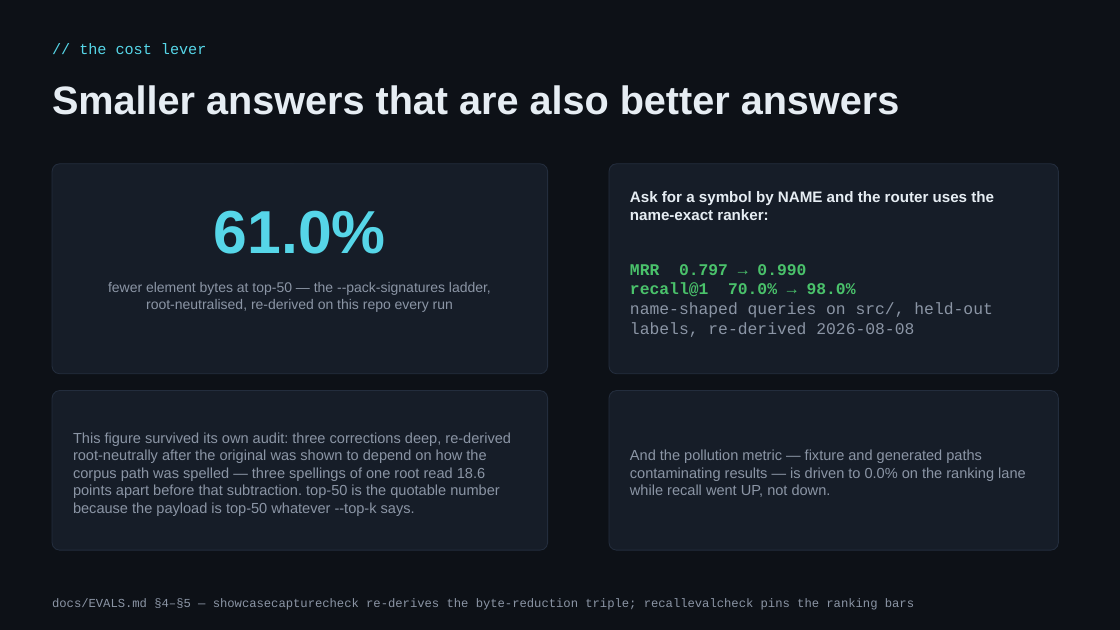
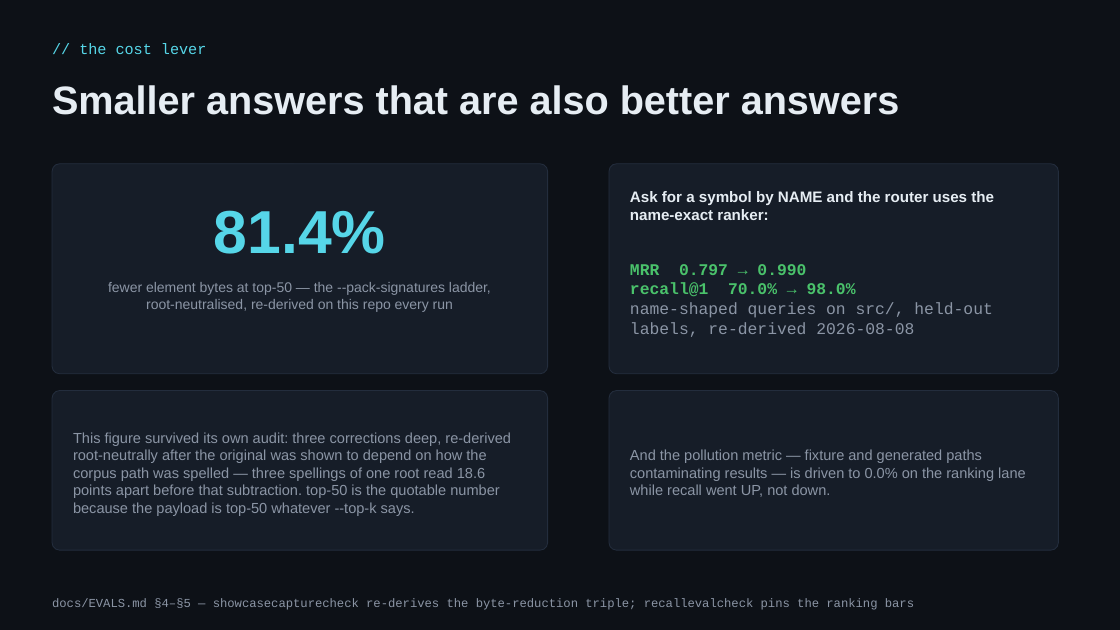
Before and after one commit to redhat-et/ripwire, a slide deck: slide 15 of present/ripwire-showcase.pptx (slide 13 before the commit). Drawn at 1120x630 pixels with LibreOffice and Linux fonts; fonts in the diff are those of the drawing. Boxes give left, top, right and bottom in pixels: in the first picture for what was removed or moved away, otherwise in the second. Text is boxed around its words. In the diff, an @@ line names an element or a change of style, - is before the commit and + after.

```diff
--- a/present/ripwire-showcase.pptx
+++ b/present/ripwire-showcase.pptx
@@ text at (214, 210, 386, 254): text changed @@
-61.0%
+81.4%
```
Also in this commit, not shown: 11 other slides changed, 3 slides added, 4 other files.
